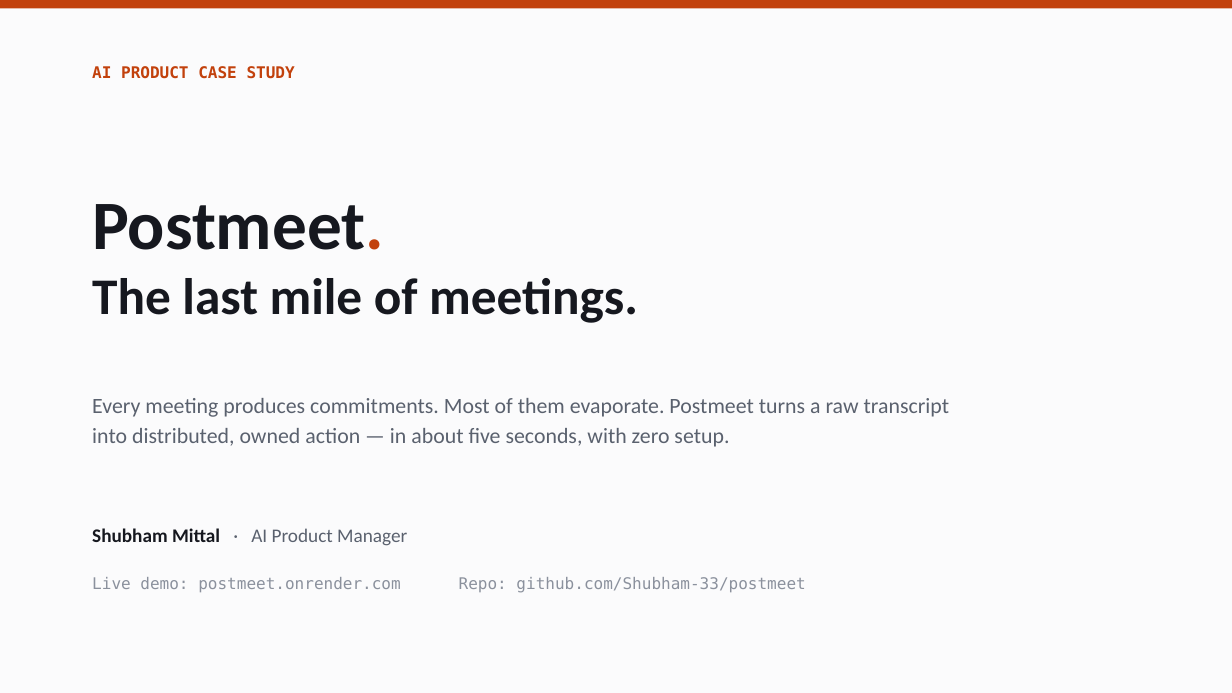
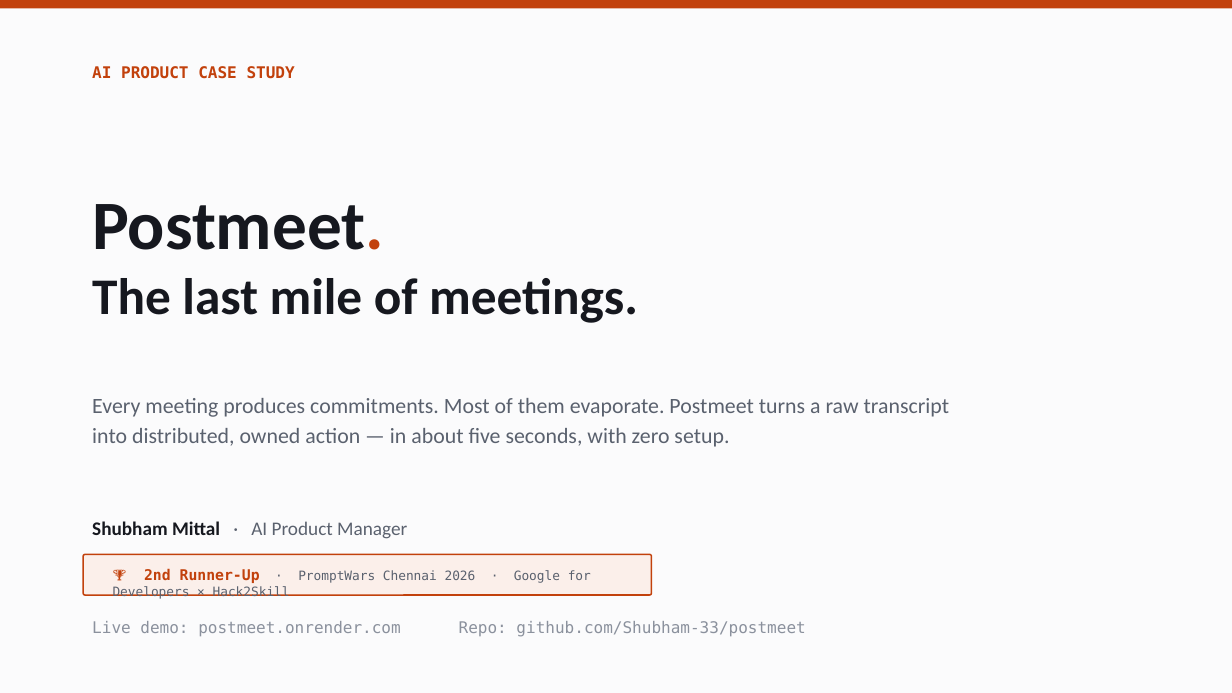
Before and after one commit to Shubham-33/postmeet, a slide deck: slide 1 of docs/postmeet-pitch.pptx. Drawn at 1232x693 pixels with LibreOffice and Linux fonts; fonts in the diff are those of the drawing. Boxes give left, top, right and bottom in pixels: in the first picture for what was removed or moved away, otherwise in the second. Text is boxed around its words. In the diff, an @@ line names an element or a change of style, - is before the commit and + after.

```diff
--- a/docs/postmeet-pitch.pptx
+++ b/docs/postmeet-pitch.pptx
@@ text "Shubham Mittal · AI Product ..." moved from (x1=92, y1=528, x2=407, y2=546) to (x1=92, y1=521, x2=407, y2=539) @@
@@ rounded rectangle added at (x1=83, y1=555, x2=652, y2=595), fill #FBEFEA, outline #C2410C 1.2 pt @@
@@ text added at (x1=144, y1=568, x2=591, y2=583), 10 pt, text #5A616E @@
+🏆 2nd Runner-Up · PromptWars Chennai 2026 · Google for Developers × Hack2Skill
@@ text "Live demo: postmeet.onrender.com Repo: github.com/Shubham-33 ..." moved from (x1=92, y1=577, x2=805, y2=593) to (x1=92, y1=621, x2=805, y2=637) @@
```
Also in this commit, not shown: 9 other files.
